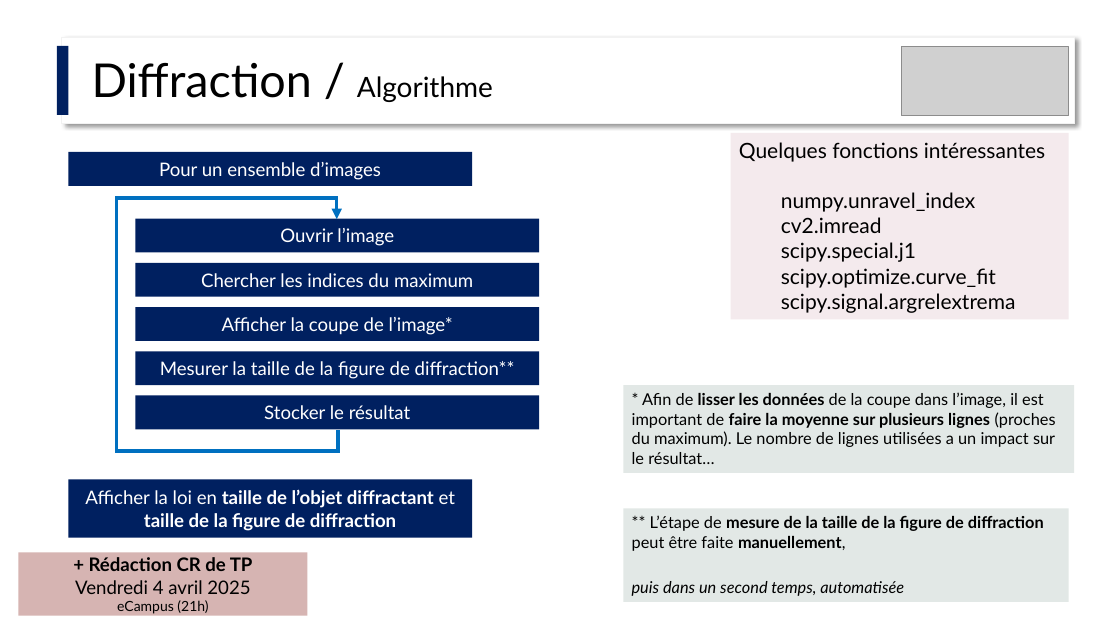
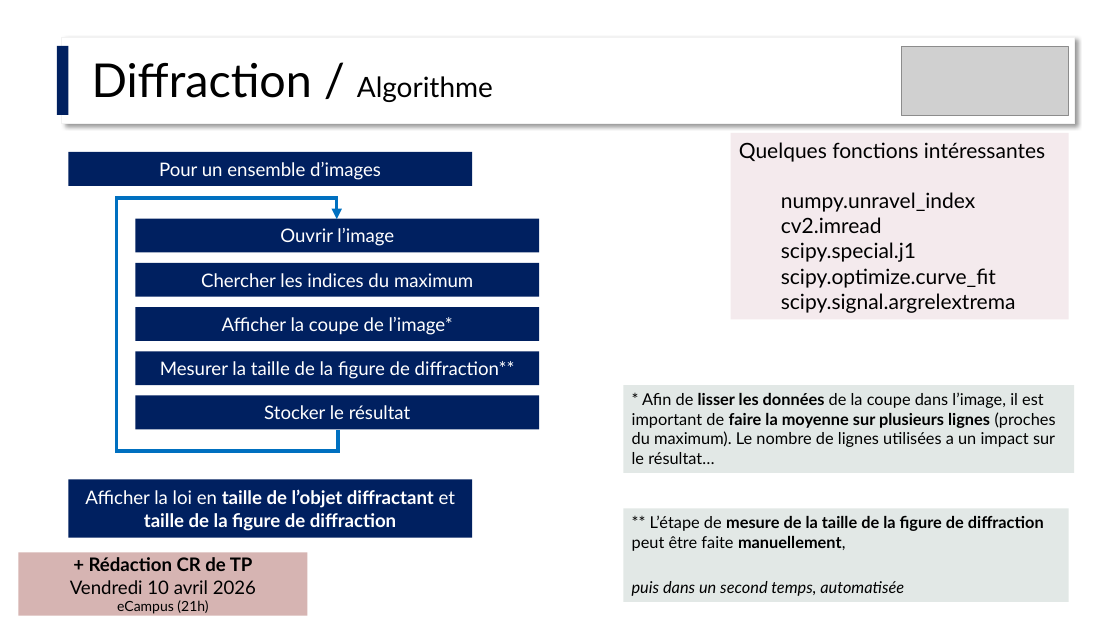
Before and after one commit to IOGS-Digital-Methods/semester-6, a slide deck: slide 10 of ONIP-FISA/Diffraction/ONIP-2_Diffraction.pptx. Drawn at 1120x630 pixels with LibreOffice and Linux fonts; fonts in the diff are those of the drawing; grey boxes stand for pictures. Boxes give left, top, right and bottom in pixels: in the first picture for what was removed or moved away, otherwise in the second. Text is boxed around its words. In the diff, an @@ line names an element or a change of style, - is before the commit and + after.

```diff
--- a/ONIP-FISA/Diffraction/ONIP-2_Diffraction.pptx
+++ b/ONIP-FISA/Diffraction/ONIP-2_Diffraction.pptx
@@ text in rectangle at [70, 580, 256, 594]: text changed @@
-Vendredi 4 avril 2025
+Vendredi 10 avril 2026
```
Also in this commit, not shown: 1 other file.
